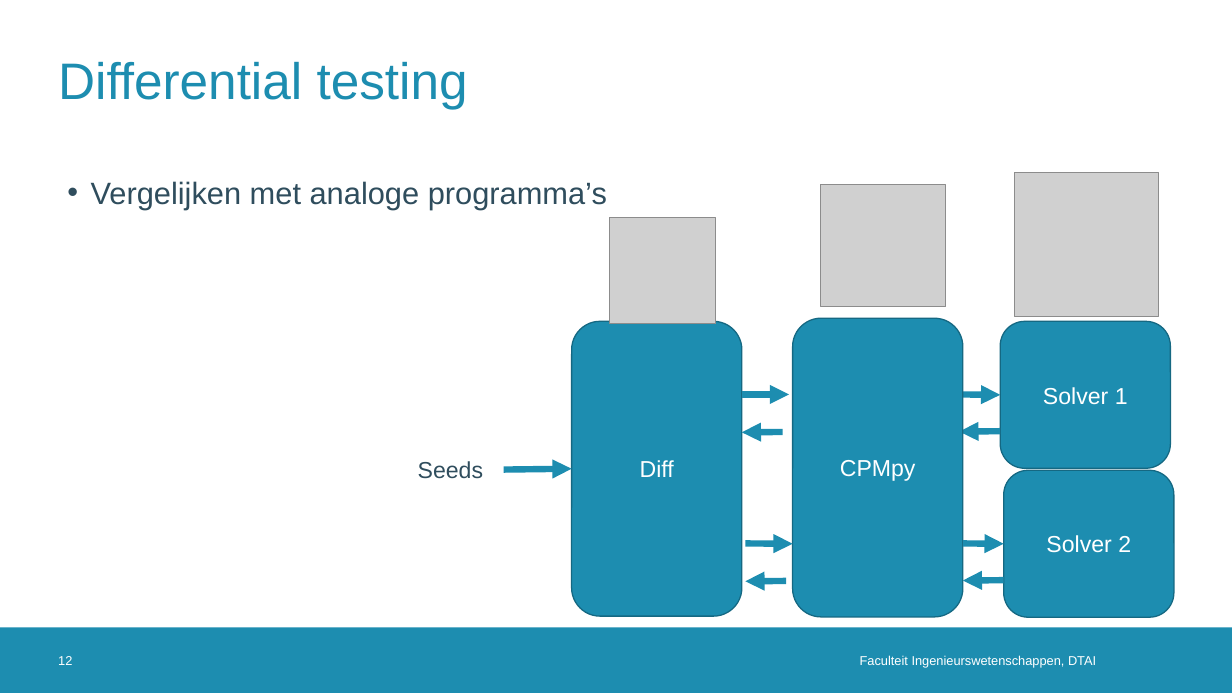
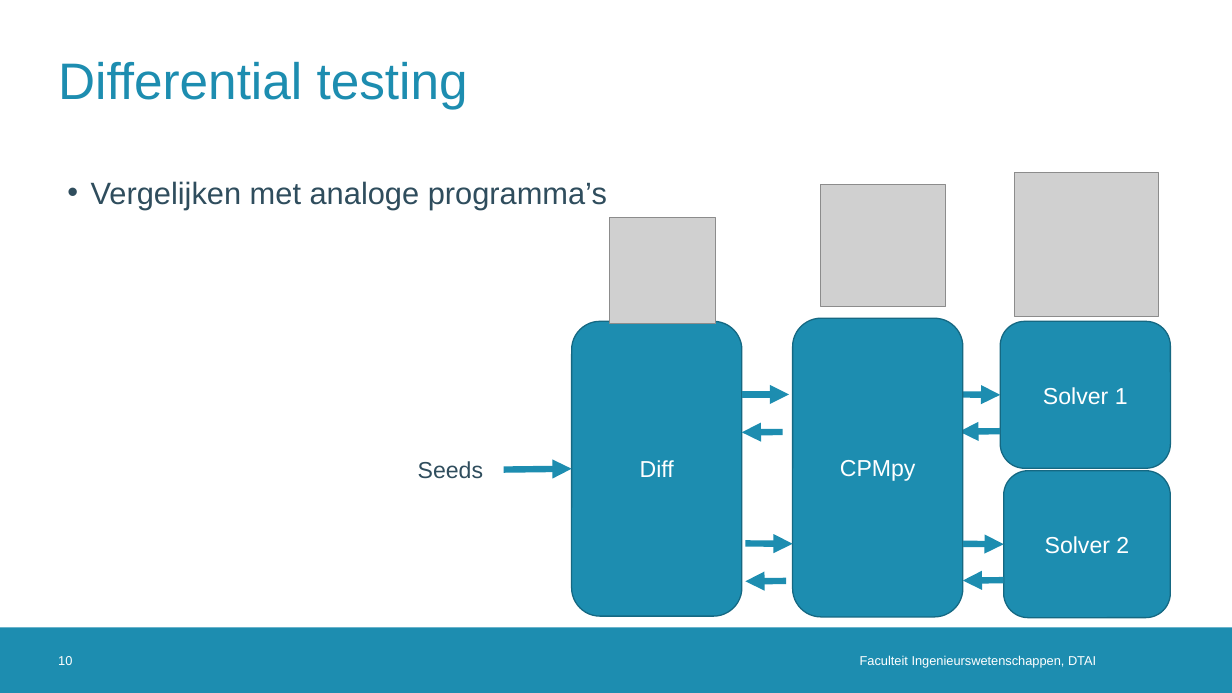
Before and after one commit to rubenkindt/Masterproef-paper-RubenKindt, a slide deck: slide 10 of Milestones/M3 december presentation/M3.pptx (slide 12 before the commit). Drawn at 1232x693 pixels with LibreOffice and Linux fonts; fonts in the diff are those of the drawing; grey boxes stand for pictures; background and template pictures are left out. Boxes give left, top, right and bottom in pixels: in the first picture for what was removed or moved away, otherwise in the second. Text is boxed around its words. In the diff, an @@ line names an element or a change of style, - is before the commit and + after.

```diff
--- a/Milestones/M3 december presentation/M3.pptx
+++ b/Milestones/M3 december presentation/M3.pptx
@@ rounded rectangle "Solver 2": place and size @@
-rounded rectangle "Solver 2" at (1004,470,1174,617)
+rounded rectangle "Solver 2" at (1004,470,1170,617)
@@ page number at (58,656,72,665): text changed @@
-12
+10
```
Also in this commit, not shown: 5 other slides changed, 1 other file.
